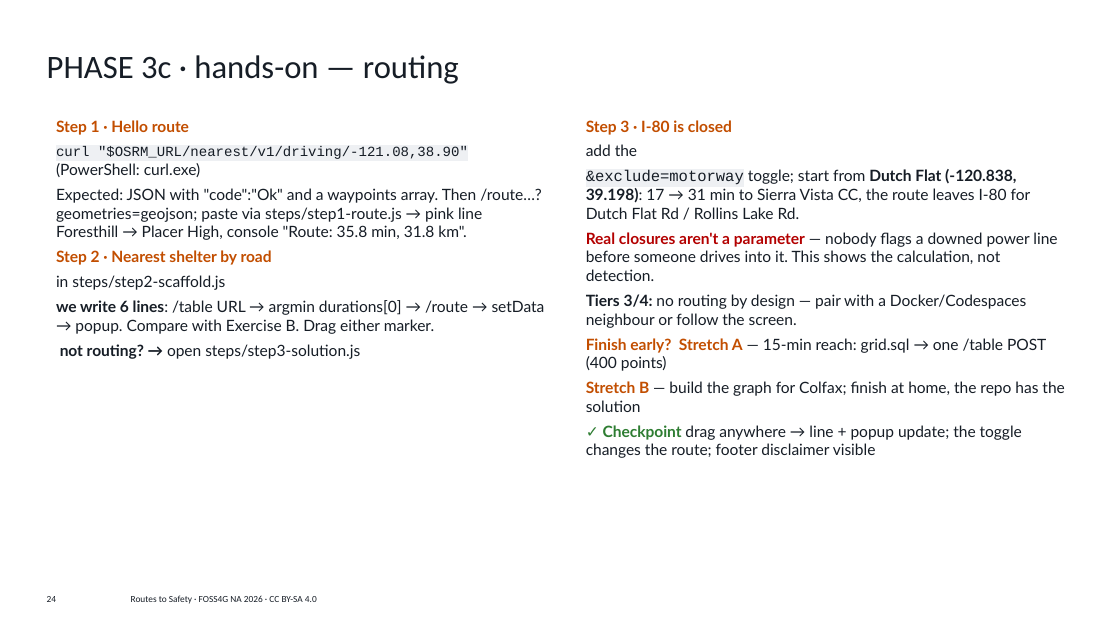
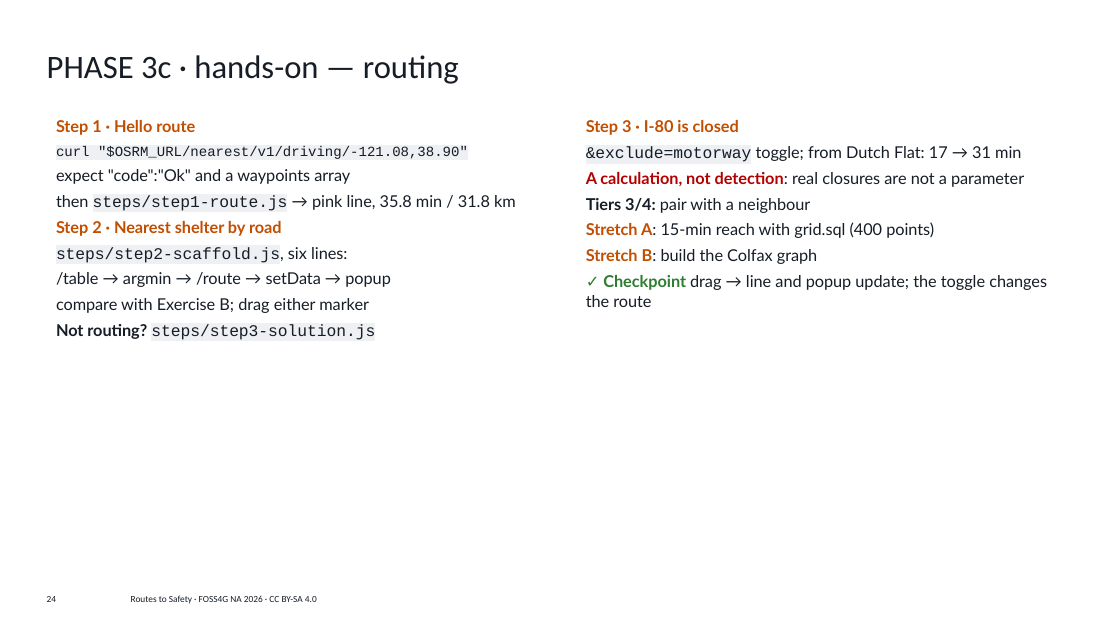
Before and after one commit to vishal4c/routes-to-safety-workshop, a slide deck: slide 24 of deck/Routes-to-Safety-FOSS4G-NA-2026.pptx. Drawn at 1120x630 pixels with LibreOffice and Linux fonts; fonts in the diff are those of the drawing; background and template pictures are left out. Boxes give left, top, right and bottom in pixels: in the first picture for what was removed or moved away, otherwise in the second. Text is boxed around its words. In the diff, an @@ line names an element or a change of style, - is before the commit and + after.

```diff
--- a/deck/Routes-to-Safety-FOSS4G-NA-2026.pptx
+++ b/deck/Routes-to-Safety-FOSS4G-NA-2026.pptx
@@ text at (56,146,516,211): text changed; size 10 to 10.5 pt; font Lato to Courier New @@
-curl "$OSRM_URL/nearest/v1/driving/-121.08,38.90" (PowerShell: curl.exe)
-Expected: JSON with "code":"Ok" and a waypoints array. Then /route…?geometries=geojson; paste via steps/step1-route.js → pink line Foresthill → Placer High, console "Route: 35.8 min, 31.8 km".
+curl "$OSRM_URL/nearest/v1/driving/-121.08,38.90"
+expect "code":"Ok" and a waypoints array
+then steps/step1-route.js → pink line, 35.8 min / 31.8 km
@@ text at (56,120,282,236): size 10 to 10.5 pt in "Step 1 · Hello route", "Step 2 · Nearest shelter by road" @@
@@ text at (586,146,1047,307): text changed; size 10 to 10.5 pt @@
-add the
-&exclude=motorway toggle; start from Dutch Flat (-120.838, 39.198): 17 → 31 min to Sierra Vista CC, the route leaves I-80 for Dutch Flat Rd / Rollins Lake Rd.
-Real closures aren't a parameter — nobody flags a downed power line before someone drives into it. This shows the calculation, not detection.
-Tiers 3/4: no routing by design — pair with a Docker/Codespaces neighbour or follow the screen.
-Finish early? Stretch A — 15-min reach: grid.sql → one /table POST (400 points)
-Stretch B — build the graph for Colfax; finish at home, the repo has the solution
-✓ Checkpoint drag anywhere → line + popup update; the toggle changes the route; footer disclaimer visible
+&exclude=motorway toggle; from Dutch Flat: 17 → 31 min
+A calculation, not detection: real closures are not a parameter
+Tiers 3/4: pair with a neighbour
+Stretch A: 15-min reach with grid.sql (400 points)
+Stretch B: build the Colfax graph
+✓ Checkpoint drag → line and popup update; the toggle changes the route
@@ text at (586,120,739,135): size 10 to 10.5 pt in "Step 3 · I-80 is closed" @@
@@ text at (56,247,391,340): text changed; size 10 to 10.5 pt @@
-in steps/step2-scaffold.js
-we write 6 lines: /table URL → argmin durations[0] → /route → setData → popup. Compare with Exercise B. Drag either marker.
-not routing? → open steps/step3-solution.js
+steps/step2-scaffold.js, six lines:
+/table → argmin → /route → setData → popup
+compare with Exercise B; drag either marker
+Not routing? steps/step3-solution.js
```
Also in this commit, not shown: 21 other slides changed, 1 other file.
